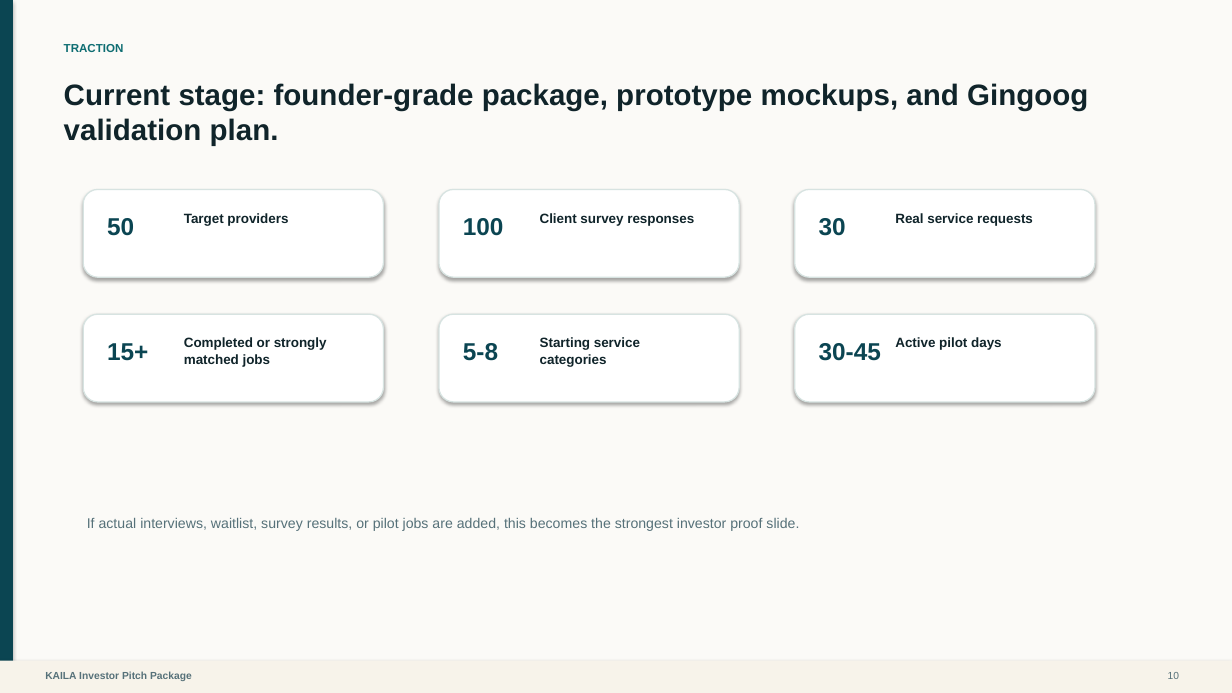
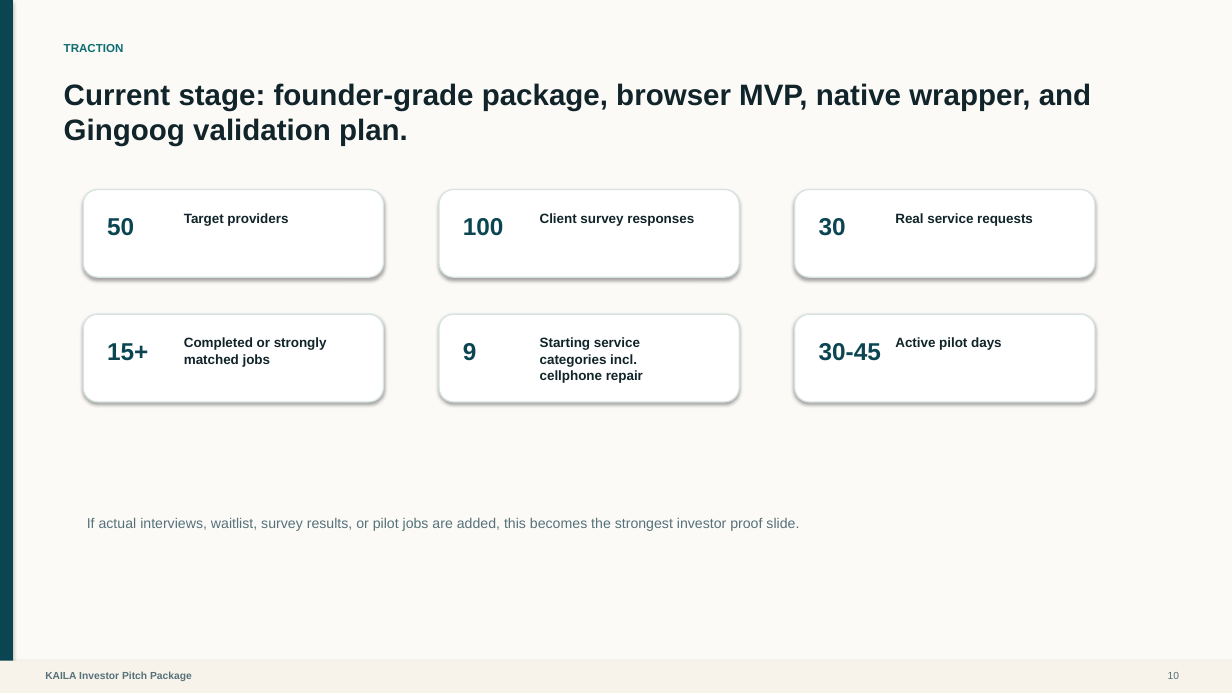
Before and after one commit to jmaeacido/kaila, a slide deck: slide 10 of KAILA_Founder_Grade_Package/KAILA Founder Presentation/presentation/KAILA_Investor_Pitch_Deck.pptx. Drawn at 1232x693 pixels with LibreOffice and Linux fonts; fonts in the diff are those of the drawing. Boxes give left, top, right and bottom in pixels: in the first picture for what was removed or moved away, otherwise in the second. Text is boxed around its words. In the diff, an @@ line names an element or a change of style, - is before the commit and + after.

Commit message:
Update KAILA Founder Presentation materials and financial model
- Revised content in multiple presentation files to reflect updated product descriptions and financial projections.
- Adjusted funding scenarios and financial model to align with lean pilot approach and revised budget estimates.
- Enhanced clarity on market assumptions and pilot execution strategies in investor package documents.
- Updated startup guide to streamline the initial pilot process and emphasize the importance of validation before software development.

```diff
--- a/KAILA_Founder_Grade_Package/KAILA Founder Presentation/presentation/KAILA_Investor_Pitch_Deck.pptx
+++ b/KAILA_Founder_Grade_Package/KAILA Founder Presentation/presentation/KAILA_Investor_Pitch_Deck.pptx
@@ text at [64,83,1091,146]: text changed @@
-Current stage: founder-grade package, prototype mockups, and Gingoog validation plan.
+Current stage: founder-grade package, browser MVP, native wrapper, and Gingoog validation plan.
@@ text at [463,343,477,361]: text changed @@
-5-8
+9
@@ text at [540,337,643,383]: text changed @@
-Starting service categories
+Starting service categories incl. cellphone repair
```
Also in this commit, not shown: 6 other slides changed, 21 other files.
